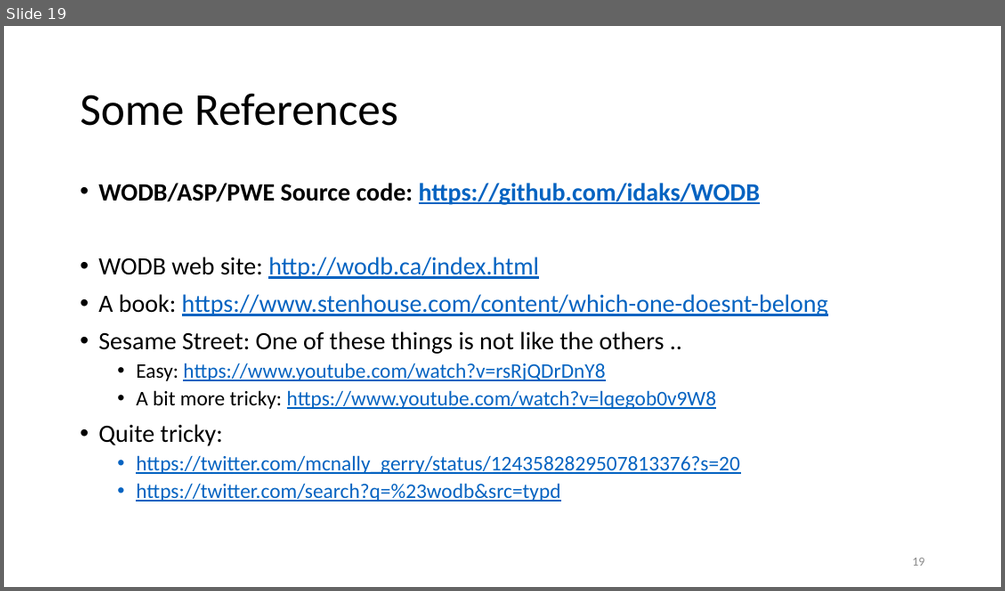
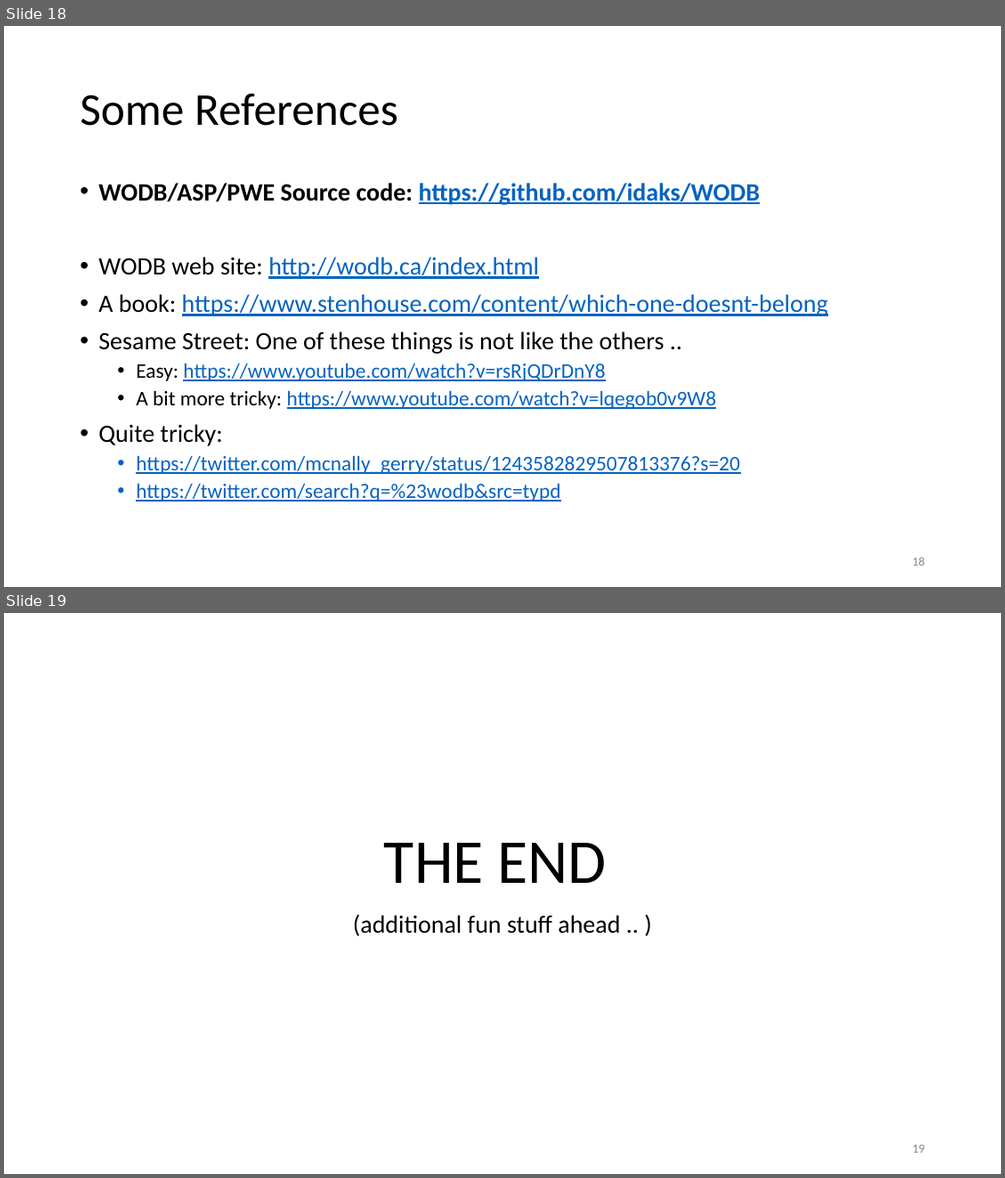
Before and after one commit to idaks/WODB, a slide deck: automorphisms/WODB-JCDL-workshop.pptx. Shown one above the other, each under a label of ours: slide 19 before the commit, slides 18 and 19 after it. The pictures are 1005x591 and 1005x1178 pixels, drawn with LibreOffice and Linux fonts; fonts in the diff are those of the drawing. Boxes give left, top, right and bottom in pixels: in the first picture for what was removed or moved away, otherwise in the second. Text is boxed around its words. In the diff, an @@ line names an element or a change of style, - is before the commit and + after.

```diff
--- a/automorphisms/WODB-JCDL-workshop.pptx
+++ b/automorphisms/WODB-JCDL-workshop.pptx
@@ slide 19 added at (4,613,1001,1174), background #FFFFFF @@
@@ title added at (384,843,607,883), 60 pt, text #000000 @@
+THE END
@@ subtitle added at (353,914,620,936), 24 pt, text #000000 @@
+(additional fun stuff ahead .. )
@@ page number added at (912,1144,924,1152), 12 pt, text #8C8C8C @@
+19
@@ what was slide 19 is now slide 18 @@
@@ page number at (912,556,924,565): text changed @@
-19
+18
```
Also in this commit, not shown: 3 slides changed, 2 other slides added, 3 other files.
